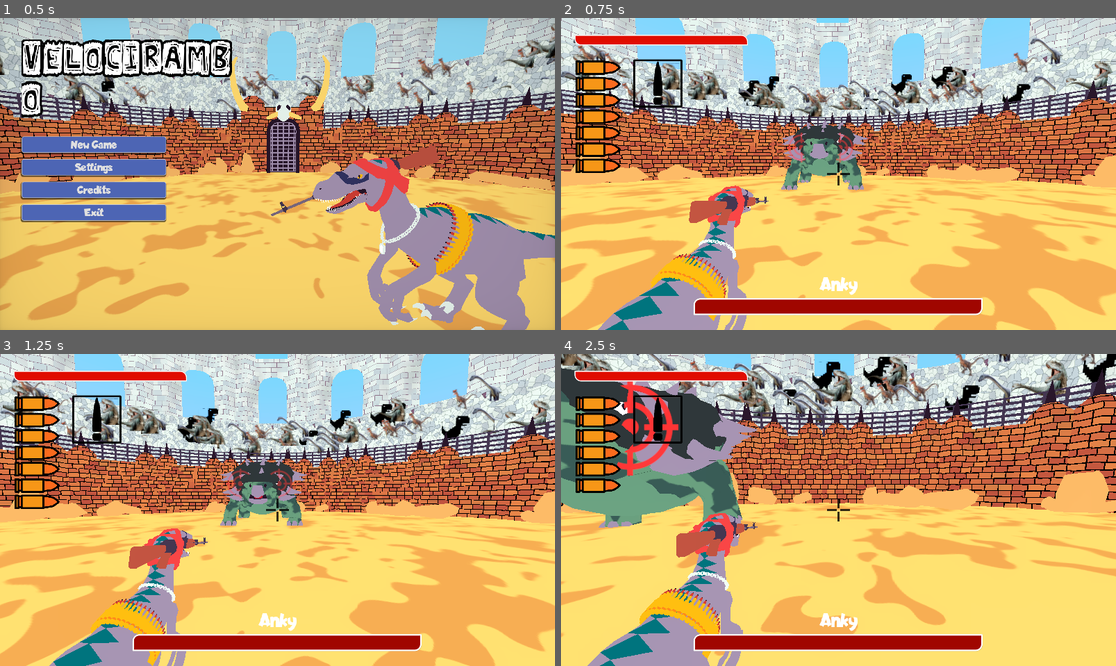
Above: before the commit, frames 1-4 (two rows, left to right).
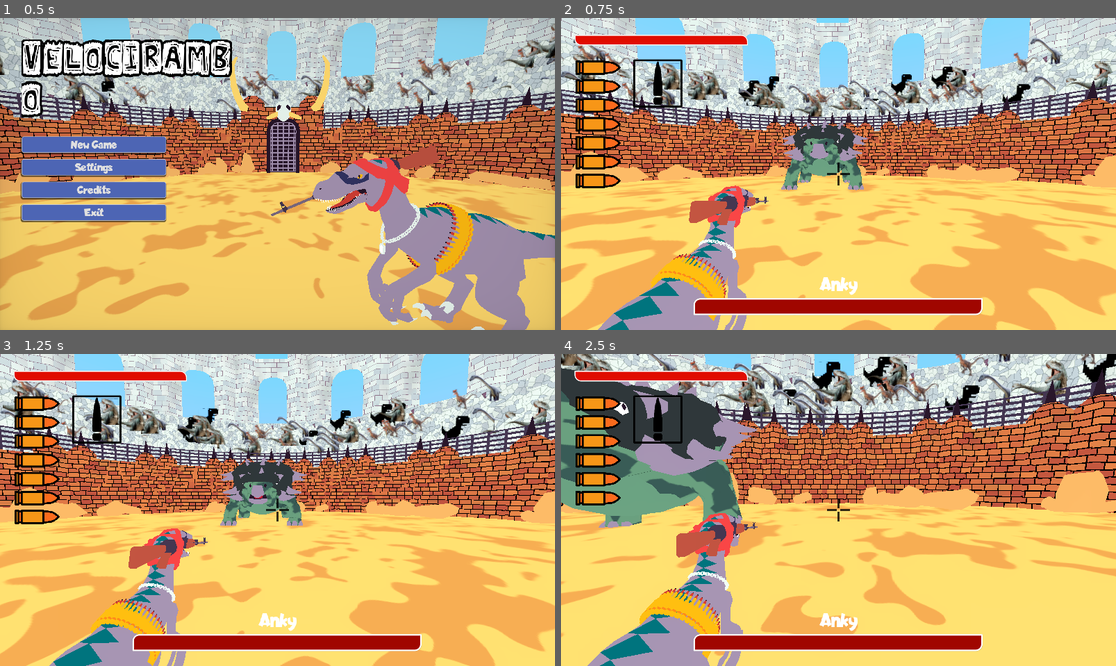
Above: after the commit, the same moments.

Repository: SasVel/Velocirambo
Game: Godot game, scene res://UI/MainMenu/main_menu.tscn
Same seed, same stepped clock (60 frames per second), same inputs: the game is played once before the commit and once after it.
Inputs (mouse positions are in pixels of both pictures, inside the frame that each line leads up to):
- Up to frame 1 (0.5 s): no input
- Up to frame 2 (0.75 s): click "New Game" at 0.5 s
- Up to frame 3 (1.25 s): no input
- Up to frame 4 (2.5 s): tap Enter at 1.25 s; move the mouse to (866, 510) at 1.27 s; hold Right mouse button (Aim) 1.28-2.03 s; hold W (Forwards) from 1.28 s (still down); click (866, 510) at 1.42 s; tap Tab (gun_auto_mode) at 1.55, 2.1 s; move the mouse to (810, 510) at 2.02 s; right-click (810, 510) at 2.3 s

Frame 1 is identical in both runs. In frame 2, 2.1% of the frame differs, in the area x 2-53%, y 18-55%; in frame 3, 2.1%; in frame 4, 2.7%, in the area x 2-22%, y 8-49%.

Commit message:
bullets display tween animation

Diff:
--- a/Bosses/Anky/anky_boss.tscn
+++ b/Bosses/Anky/anky_boss.tscn
@@ -185,34 +185,34 @@
 transform = Transform3D(2, 0, 0, 0, 2, 0, 0, 0, 2, 0, 0.258566, 0)
 
 [node name="Skeleton3D" parent="Ankylosaurus2/Armature" index="0"]
-bones/0/position = Vector3(0, -1.03332, -0.00132492)
-bones/0/rotation = Quaternion(-0.0910737, 0, 0, 0.995844)
-bones/1/rotation = Quaternion(0.141597, 0, 0, 0.989924)
+bones/0/position = Vector3(0, -1.14832, -0.276335)
+bones/0/rotation = Quaternion(-0.0144574, 0, 0, 0.999896)
+bones/1/rotation = Quaternion(0.0224856, 0, 0, 0.999747)
 bones/2/rotation = Quaternion(-0.0670452, -1.39497e-17, -1.39497e-17, 0.99775)
-bones/3/position = Vector3(-0.0179636, 1.38067, 0.0236526)
-bones/3/rotation = Quaternion(0.203242, 0.0161225, 0.0803829, 0.97569)
+bones/3/position = Vector3(-0.0179637, 1.45128, 0.0667483)
+bones/3/rotation = Quaternion(0.321332, 0.00614564, 0.0817531, 0.943411)
 bones/4/position = Vector3(-0.0179636, 1.15447, 0.427826)
-bones/4/rotation = Quaternion(0.0758588, -0.00250735, 0.0753945, 0.994261)
-bones/5/position = Vector3(-0.0329568, 1.35309, 0.279844)
-bones/5/rotation = Quaternion(0.16021, 0.0043792, 0.0770823, 0.984059)
-bones/6/rotation = Quaternion(0.799965, 0.219298, -0.139182, 0.540918)
-bones/7/rotation = Quaternion(-0.574403, -0.0580662, 0.110242, 0.809034)
-bones/8/rotation = Quaternion(0.799965, -0.219298, 0.139182, 0.540918)
-bones/9/rotation = Quaternion(-0.574403, 0.0580662, -0.110242, 0.809034)
-bones/10/rotation = Quaternion(0.968151, -1.09863e-05, -2.62279e-06, -0.250367)
-bones/11/rotation = Quaternion(-0.10774, 7.81984e-05, 0.000542615, 0.994179)
+bones/4/rotation = Quaternion(0.0299963, 0.000966948, 0.0754299, 0.996699)
+bones/5/position = Vector3(-0.0329568, 1.32704, 0.271967)
+bones/5/rotation = Quaternion(0.187631, 0.00222462, 0.0771746, 0.979201)
+bones/6/rotation = Quaternion(0.779166, 0.214531, -0.110079, 0.578584)
+bones/7/rotation = Quaternion(-0.469712, -0.0574638, 0.0987248, 0.875398)
+bones/8/rotation = Quaternion(0.779166, -0.214531, 0.110079, 0.578584)
+bones/9/rotation = Quaternion(-0.469712, 0.0574638, -0.0987248, 0.875398)
+bones/10/rotation = Quaternion(0.97382, -0.000263355, -6.36408e-05, -0.227319)
+bones/11/rotation = Quaternion(-0.180515, 0.000689045, 0.00464363, 0.983561)
 bones/11/scale = Vector3(1, 1, 1)
-bones/12/rotation = Quaternion(0.0563194, -0.000219905, 0.00902859, 0.998372)
+bones/12/rotation = Quaternion(-0.101025, 7.24315e-05, 0.0316577, 0.99438)
 bones/12/scale = Vector3(1, 1, 1)
-bones/13/rotation = Quaternion(0.0110349, -0.00800183, 0.0840322, 0.99637)
+bones/13/rotation = Quaternion(-0.151194, -0.00286781, 0.108383, 0.98254)
 bones/13/scale = Vector3(1, 0.999999, 1)
-bones/14/rotation = Quaternion(-0.253353, -0.0089521, 0.263463, 0.930763)
+bones/14/rotation = Quaternion(0.0974348, 0.00204269, 0.118543, 0.988155)
 bones/14/scale = Vector3(1, 0.999999, 1)
 bones/15/rotation = Quaternion(-0.00665235, -1.13469e-07, -4.55656e-09, 0.999978)
-bones/16/rotation = Quaternion(0.0838351, 0.8525, 0.508049, -0.0900087)
-bones/17/rotation = Quaternion(-0.634225, 0.0220865, -0.0872837, 0.767889)
-bones/18/rotation = Quaternion(-0.0838351, 0.8525, 0.508049, 0.0900087)
-bones/19/rotation = Quaternion(-0.634225, -0.0220865, 0.0872837, 0.767889)
+bones/16/rotation = Quaternion(0.0746953, 0.842863, 0.528902, -0.0653145)
+bones/17/rotation = Quaternion(-0.42415, 0.0192495, -0.0706212, 0.902629)
+bones/18/rotation = Quaternion(-0.0746953, 0.842863, 0.528902, 0.0653145)
+bones/19/rotation = Quaternion(-0.42415, -0.0192495, 0.0706212, 0.902629)
 bones/21/position = Vector3(1.34051, -0.978494, 1.37702)
 bones/21/rotation = Quaternion(0, 0.999829, 0, -0.0184734)
 bones/23/position = Vector3(-1.34051, -0.978494, 1.37702)
--- a/Bosses/Anky/targets.gd
+++ b/Bosses/Anky/targets.gd
@@ -1,8 +1,19 @@
 extends Node3D
 
+var isAiming : bool
 var enabled : bool = true :
 	set(val):
 		for target in get_children():
 			target.monitorable = val
-			target.visible = val
+			if isAiming: target.visible = val
 		enabled = val
+
+func _input(event):
+	if event.is_action_pressed("Aim"):
+		isAiming = true
+		for target in get_children():
+			target.visible = true
+	elif event.is_action_released("Aim"):
+		isAiming = false
+		for target in get_children():
+			target.visible = false
--- a/Components/Target/target.gd
+++ b/Components/Target/target.gd
@@ -7,6 +7,7 @@
 @export var statsComponent : Stats
 
 func _ready() -> void:
+	self.visible = false
 	var tween = create_tween().set_loops()
 	tween.tween_property(sprite, "modulate:a", maxFadeAlpha, 1)
 	tween.tween_property(sprite, "modulate:a", 1, 1)
--- a/GlobalScripts/SFX/sfx_manager.gd
+++ b/GlobalScripts/SFX/sfx_manager.gd
@@ -24,6 +24,7 @@
 	RaptorHurt,
 	CasingsDrop,
 	Reload,
+	AutoMode
 }
 
 func play(sound):
@@ -39,6 +40,7 @@
 		RaptorHurt: $RaptorHurt.play()
 		CasingsDrop: %CasingsTimer.start()
 		Reload: $Reload.play()
+		AutoMode: $AutoMode.play()
 
 func _on_casings_timer_timeout():
 	$CasingsDrop.play()
--- a/GlobalScripts/SFX/sfx_manager.tscn
+++ b/GlobalScripts/SFX/sfx_manager.tscn
@@ -21,6 +21,7 @@
 [ext_resource type="AudioStream" uid="uid://b4dpcgfagobhj" path="res://MusicAndSounds/Sounds/Casings/CasingsDrop-003.mp3" id="19_2ano7"]
 [ext_resource type="AudioStream" uid="uid://clo51wj2mgjxh" path="res://MusicAndSounds/Sounds/Casings/CasingsDrop-004.mp3" id="20_cmuff"]
 [ext_resource type="AudioStream" uid="uid://bvof6j4uyd6qc" path="res://MusicAndSounds/Sounds/Reload.mp3" id="21_ctpak"]
+[ext_resource type="AudioStream" uid="uid://dsl607vbec0hi" path="res://MusicAndSounds/Sounds/AutoModeChange.mp3" id="22_jv2y6"]
 
 [sub_resource type="AudioStreamRandomizer" id="AudioStreamRandomizer_i64ju"]
 random_pitch = 1.1
@@ -66,6 +67,11 @@
 random_pitch = 1.1
 streams_count = 1
 stream_0/stream = ExtResource("21_ctpak")
+
+[sub_resource type="AudioStreamRandomizer" id="AudioStreamRandomizer_twbal"]
+random_pitch = 1.1
+streams_count = 1
+stream_0/stream = ExtResource("22_jv2y6")
 
 [node name="SFXManager" type="Node"]
 script = ExtResource("1_fcx7w")
@@ -113,4 +119,9 @@
 max_polyphony = 2
 bus = &"SFX"
 
+[node name="AutoMode" type="AudioStreamPlayer" parent="."]
+stream = SubResource("AudioStreamRandomizer_twbal")
+max_polyphony = 4
+bus = &"SFX"
+
 [connection signal="timeout" from="CasingsDrop/CasingsTimer" to="." method="_on_casings_timer_timeout"]
--- a/Player/player.tscn
+++ b/Player/player.tscn
@@ -152,24 +152,24 @@
 transform = Transform3D(0.5, 0, 0, 0, 0.5, 0, 0, 0, 0.5, 0, 0, 0)
 
 [node name="Skeleton3D" parent="RaptorCommando/RaptorCommando_001" index="0"]
-bones/0/position = Vector3(-0.0016946, 3.00846, 0.340054)
+bones/0/position = Vector3(-0.00169453, 2.80566, 0.340054)
 bones/0/rotation = Quaternion(1.60095e-07, -0.569149, 0.822234, -1.10817e-07)
 bones/1/rotation = Quaternion(1.92893e-07, 0.0511689, 0.99869, -9.96228e-09)
 bones/2/rotation = Quaternion(-7.50228e-05, 0.999815, -0.0191978, 0.00115631)
 bones/3/rotation = Quaternion(0.000370724, 0.931858, 0.362822, -0.00109793)
 bones/4/enabled = false
-bones/4/rotation = Quaternion(-0.126348, 6.34869e-05, 3.02696e-05, 0.991986)
-bones/6/position = Vector3(-0.0083973, 0.404019, 0.489624)
-bones/6/rotation = Quaternion(0.0110241, 0.899369, 0.436926, 0.0104625)
+bones/4/rotation = Quaternion(-0.0357469, 0.0177388, 0.0084458, 0.999168)
+bones/6/position = Vector3(-0.00684432, 0.417919, 0.316455)
+bones/6/rotation = Quaternion(0.0109925, 0.83367, 0.55208, 0.00903908)
 bones/7/position = Vector3(0.00590881, 0.590108, 0.658294)
-bones/7/rotation = Quaternion(0.0108103, 0.844824, 0.534708, 0.0155646)
-bones/9/rotation = Quaternion(-0.199272, 0.197373, -0.66574, 0.691465)
-bones/10/rotation = Quaternion(0.5813, 3.18485e-06, -2.29484e-06, 0.813689)
+bones/7/rotation = Quaternion(0.0115913, 0.742603, 0.669496, 0.0134924)
+bones/9/rotation = Quaternion(-0.245145, 0.241527, -0.651023, 0.676564)
+bones/10/rotation = Quaternion(0.695151, 2.83624e-06, -2.77097e-06, 0.718864)
 bones/10/scale = Vector3(1, 0.999985, 1.00001)
-bones/12/rotation = Quaternion(-0.199339, -0.197437, 0.665721, 0.691446)
-bones/13/rotation = Quaternion(0.581347, -3.28557e-06, 2.24043e-06, 0.813655)
+bones/12/rotation = Quaternion(-0.232877, -0.229722, 0.655282, 0.680883)
+bones/13/rotation = Quaternion(0.643956, -3.0819e-06, 2.46944e-06, 0.765063)
 bones/13/scale = Vector3(1, 0.999985, 1.00002)
-bones/14/rotation = Quaternion(0.000724757, 0.983354, -0.181694, 0.00124571)
+bones/14/rotation = Quaternion(0.0126375, 0.995828, -0.0807263, 0.0406127)
 bones/15/rotation = Quaternion(0.0192654, -1.19187e-07, 2.29661e-09, 0.999814)
 bones/16/rotation = Quaternion(-0.0137358, 5.07739e-14, 5.27267e-16, 0.999906)
 bones/17/rotation = Quaternion(0.0505618, -3.15521e-15, 2.1017e-15, 0.998721)
@@ -181,21 +181,21 @@
 bones/23/rotation = Quaternion(-0.0265121, 1.19167e-07, -3.16049e-09, 0.999649)
 bones/24/rotation = Quaternion(-0.0260201, 3.77835e-15, -6.20368e-09, 0.999661)
 bones/25/rotation = Quaternion(0.445196, -0.476238, 0.563821, 0.507055)
-bones/26/rotation = Quaternion(0.0169393, -0.0326501, -0.737313, 0.674549)
-bones/27/rotation = Quaternion(-0.500569, 1.90085e-06, 1.21835e-06, 0.865697)
-bones/28/rotation = Quaternion(0.562191, 1.94872e-08, -1.62338e-07, 0.827008)
+bones/26/rotation = Quaternion(0.0200732, -0.0360754, -0.737153, 0.674463)
+bones/27/rotation = Quaternion(-0.571491, 1.8071e-06, 1.37319e-06, 0.820608)
+bones/28/rotation = Quaternion(0.675761, 2.48079e-08, -2.07237e-07, 0.737121)
 bones/29/rotation = Quaternion(0.445195, 0.476238, -0.563821, 0.507055)
-bones/30/rotation = Quaternion(0.0169079, 0.0326158, 0.737315, 0.67455)
-bones/31/rotation = Quaternion(-0.500569, -1.88896e-06, -1.18823e-06, 0.865697)
-bones/32/rotation = Quaternion(0.56219, -2.89376e-08, 1.76193e-07, 0.827008)
-bones/33/position = Vector3(0.404172, 1.84446, 2.05403)
-bones/33/rotation = Quaternion(1.11836e-05, 0.707502, 0.706711, 1.38273e-07)
+bones/30/rotation = Quaternion(0.0200733, 0.0360755, 0.737153, 0.674463)
+bones/31/rotation = Quaternion(-0.571492, -1.79521e-06, -1.36796e-06, 0.820608)
+bones/32/rotation = Quaternion(0.675761, -2.60654e-08, 2.09687e-07, 0.737121)
+bones/33/position = Vector3(0.404172, 1.77857, 2.05403)
+bones/33/rotation = Quaternion(0.00184194, 0.769972, 0.638075, 2.48954e-07)
 bones/34/rotation = Quaternion(-0.686919, -0.0306942, -0.0324117, 0.725362)
 bones/35/position = Vector3(0.611549, 0.0219753, -0.318177)
 bones/35/rotation = Quaternion(-0.505573, 0.494364, -0.494364, 0.505574)
 bones/36/rotation = Quaternion(-0.699136, 2.52103e-08, 0.714989, -5.65331e-10)
-bones/38/position = Vector3(-0.407561, 1.84452, 2.05376)
-bones/38/rotation = Quaternion(-1.59573e-07, 0.70677, 0.707444, -1.15785e-07)
+bones/38/position = Vector3(-0.407561, 1.70226, 2.0299)
+bones/38/rotation = Quaternion(-1.42707e-07, 0.648666, 0.761073, -1.31779e-07)
 bones/39/rotation = Quaternion(-0.686919, 0.0306942, 0.0324117, 0.725362)
 bones/40/position = Vector3(-0.614938, 0.0219753, -0.318177)
 bones/40/rotation = Quaternion(-0.505573, -0.494364, 0.494364, 0.505574)
--- a/Player/velocirambo.gd
+++ b/Player/velocirambo.gd
@@ -76,6 +76,7 @@
 
 	if event.is_action_pressed("gun_auto_mode"):
 		PlayerData.isGunAuto = !PlayerData.isGunAuto
+		SFX.play(SFX.AutoMode)
 
 func handleStateTransitions(event):
 	if Input.get_vector("Backwards", "Forwards", "Leftways", "Rightways") != Vector2.ZERO:
--- a/UI/StatsDisplay/BulletDisplay/bullet_display.gd
+++ b/UI/StatsDisplay/BulletDisplay/bullet_display.gd
@@ -1,11 +1,37 @@
-extends TextureRect
+extends VBoxContainer
 
-##Bullet size Y in pixels. Multiplying this value will display the right amount of ammo.
-@onready var bulletSizeY : float = 85
+@onready var bulletRectScn = preload("res://UI/StatsDisplay/BulletDisplay/bullet_rect.tscn")
 
 func _ready():
-	PlayerData.bullets_changed.connect(update_display)
-	update_display(PlayerData.maxBullets)
+	change_display(PlayerData.maxBullets)
+	PlayerData.bullets_changed.connect(change_display)
 
-func update_display(bulletNum : int):
-	size.y = bulletSizeY * bulletNum
+func change_display(bulletsNum):
+	var currBulletsNum : int = self.get_children().size()
+	if currBulletsNum >= bulletsNum:
+		for i in currBulletsNum - bulletsNum:
+			await remove_bullet_rect()
+		return
+
+	for i in bulletsNum:
+		spawn_bullet_rect()
+
+func spawn_bullet_rect():
+	var inst = bulletRectScn.instantiate()
+	self.add_child(inst)
+
+func remove_bullet_rect():
+	var rect = self.get_child(self.get_children().size() - 1)
+	await tween_bullet_rect(rect)
+	if rect != null: rect.queue_free()
+
+var rectTween : Tween
+func tween_bullet_rect(rect):
+	if rectTween != null:
+		rectTween.finished.emit()
+		rectTween.kill()
+
+	rectTween = create_tween()
+	rectTween.tween_property(rect, "scale:x", 1.2, 0.05)
+	rectTween.tween_property(rect, "scale:x", 1.0, 0.05)
+	await rectTween.finished
--- a/UI/StatsDisplay/BulletDisplay/bullet_display.tscn
+++ b/UI/StatsDisplay/BulletDisplay/bullet_display.tscn
@@ -1,15 +1,12 @@
-[gd_scene load_steps=3 format=3 uid="uid://30rmawnd7jsv"]
+[gd_scene load_steps=2 format=3 uid="uid://30rmawnd7jsv"]
 
-[ext_resource type="Texture2D" uid="uid://cciuy47oof612" path="res://UI/StatsDisplay/BulletDisplay/bullet.png" id="1_y5dvk"]
 [ext_resource type="Script" path="res://UI/StatsDisplay/BulletDisplay/bullet_display.gd" id="2_a4aig"]
 
-[node name="BulletDisplay" type="TextureRect"]
+[node name="BulletDisplay" type="VBoxContainer"]
 texture_repeat = 2
 custom_minimum_size = Vector2(235, 0)
-offset_right = 235.0
-offset_bottom = 85.0
+anchors_preset = 9
+anchor_bottom = 1.0
+grow_vertical = 2
 scale = Vector2(0.4, 0.4)
-texture = ExtResource("1_y5dvk")
-expand_mode = 1
-stretch_mode = 1
 script = ExtResource("2_a4aig")
--- /dev/null
+++ b/UI/StatsDisplay/BulletDisplay/bullet_rect.tscn
@@ -0,0 +1,6 @@
+[gd_scene load_steps=2 format=3 uid="uid://6r74xm53iiey"]
+
+[ext_resource type="Texture2D" uid="uid://cciuy47oof612" path="res://UI/StatsDisplay/BulletDisplay/bullet.png" id="1_ejrkx"]
+
+[node name="BulletRect" type="TextureRect"]
+texture = ExtResource("1_ejrkx")
--- a/UI/StatsDisplay/GunModeDisplay/gun_mode_display.tscn
+++ b/UI/StatsDisplay/GunModeDisplay/gun_mode_display.tscn
@@ -34,3 +34,4 @@
 
 [node name="BulletRect" parent="BulletsContainer" instance=ExtResource("2_48b3n")]
 layout_mode = 2
+stretch_mode = 3
Not shown: 1 places in GlobalScripts/SFX/sfx_manager.tscn that only renumber resources
Not shown, added: MusicAndSounds/Sounds/AutoModeChange.mp3.import
Not shown, added: MusicAndSounds/Sounds/AutoModeChange.mp3
